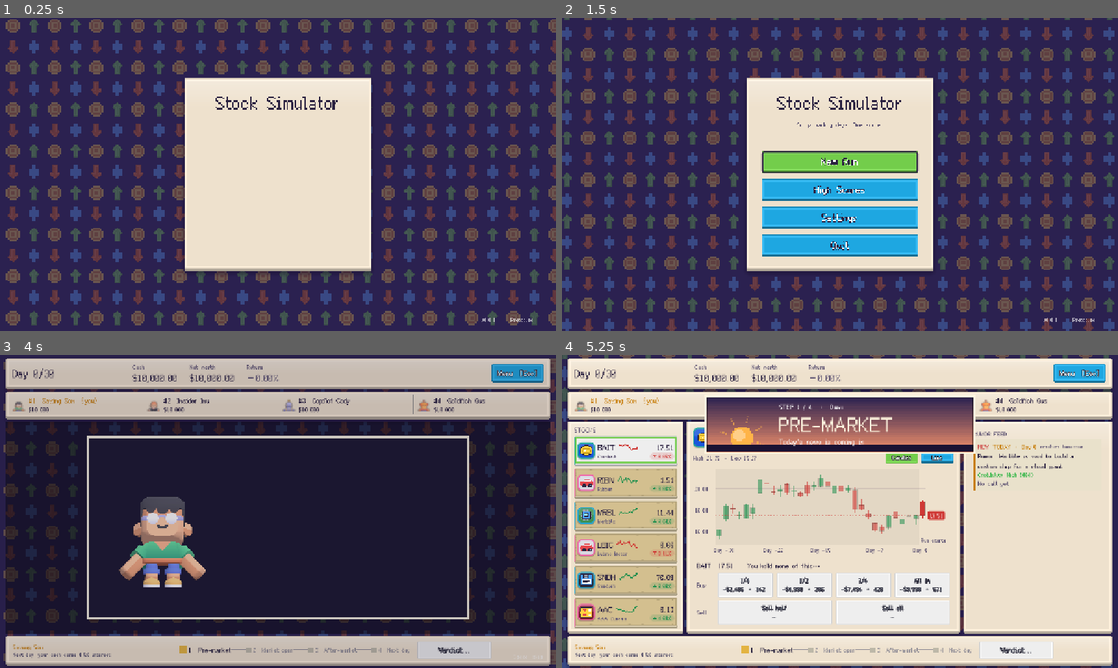
Above: before the commit, frames 1-4 (two rows, left to right).
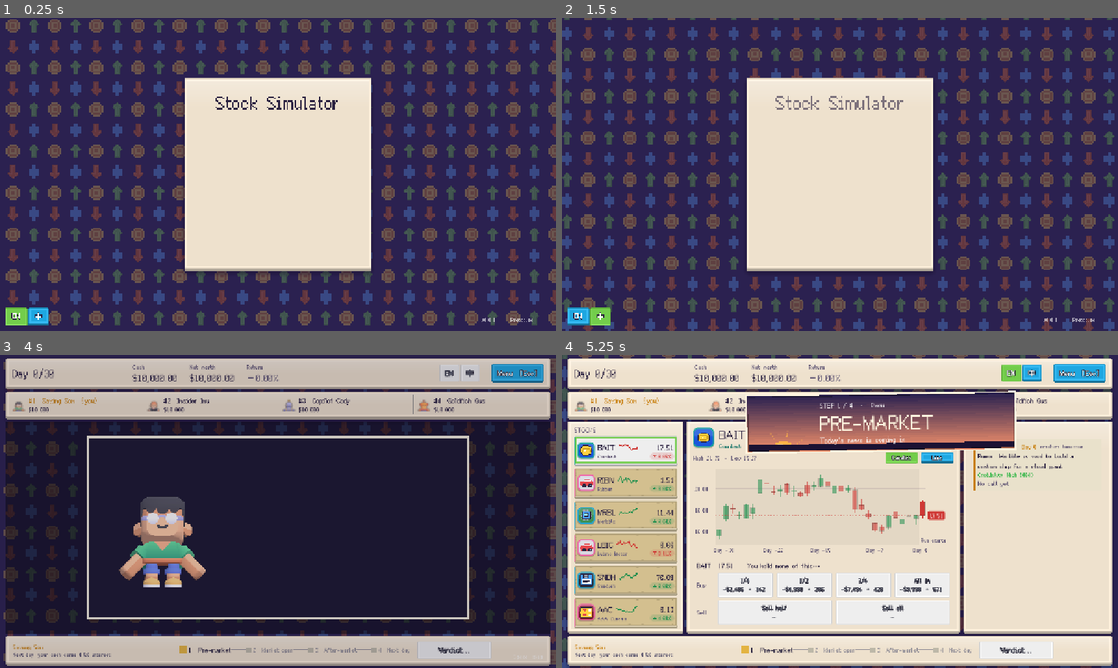
Above: after the commit, the same moments.

Repository: littenduck/stock-simulator
Game: Godot game, scene res://ui/main_menu/main_menu.tscn
Same seed, same stepped clock (60 frames per second), same inputs: the game is played once before the commit and once after it.
Inputs (mouse positions are in pixels of both pictures, inside the frame that each line leads up to):
- Up to frame 1 (0.25 s): no input
- Up to frame 2 (1.5 s): click (578, 315) at 0.5 s, where only the run after the commit has a clickable "EN"; click (600, 315) at 1.25 s, where only the run after the commit has a clickable "中"
- Up to frame 3 (4 s): click "New Run" at 2 s; click "Start Run" at 2.75 s; tap Enter (ui_accept) at 3.5, 3.77 s; move the mouse to (400, 495) at 3.52 s; hold Right from 3.53 s (still down); hold B (buy) from 3.53 s (still down); click (400, 495) at 3.67 s
- Up to frame 4 (5.25 s): move the mouse to (728, 527) at 4.27 s; release Right at 4.28 s; release B (buy) at 4.28 s; hold Left 4.28-5 s; tap Space (next_day) at 4.35 s; tap Enter (ui_accept) at 4.52 s; click (1012, 373) at 5 s, where only the run after the commit has a clickable "EN"

The runs differ from the first frame. In frame 1, 0.4% of the frame differs, in the area x 1-9%, y 92-99%; in frame 2, 8.9%, in the area x 1-65%, y 24-99%; in frame 3, 0.2%; in frame 4, 5.2%.

Commit message:
ui: language setting (saved) and EN / 中 buttons in the menu corner, in settings and in the game's top bar; the screen is rebuilt on a switch and the switch waits for animations

Diff:
--- a/localization/table.csv
+++ b/localization/table.csv
@@ -173,3 +173,4 @@
 TABLE_PODIUM_WIN,YOU WIN
 TABLE_PODIUM_PLACE,You finish #%d
 TABLE_PODIUM_WINNER,%s wins the table
+UI_FLOW_SETTINGS_LANGUAGE,Language
--- a/ui/game_screen/top_bar.gd
+++ b/ui/game_screen/top_bar.gd
@@ -46,6 +46,9 @@
 	_next_day.size_flags_vertical = Control.SIZE_SHRINK_CENTER
 	_next_day.pressed.connect(_on_next_day_pressed)
 	row.add_child(_next_day)
+	var language := LanguageToggle.new()
+	language.size_flags_vertical = Control.SIZE_SHRINK_CENTER
+	row.add_child(language)
 	var menu := GameFmt.button(tr("UI_GAME_MENU") + "  [Esc]")
 	menu.custom_minimum_size = Vector2(110, 44)
 	menu.size_flags_vertical = Control.SIZE_SHRINK_CENTER
--- a/ui/main_menu/game_settings.gd
+++ b/ui/main_menu/game_settings.gd
@@ -36,6 +36,23 @@
 	_set_value("opening_enabled", value)
 
 
+## "en" or "zh". With nothing saved yet the language of the computer is used (Chinese computers start in Chinese).
+static func language() -> String:
+	var saved: Variant = _get_value("language", "")
+	if String(saved) in ["en", "zh"]:
+		return String(saved)
+	return "zh" if OS.get_locale_language() == "zh" else "en"
+
+
+static func set_language(code: String) -> void:
+	_set_value("language", code)
+	apply_language()
+
+
+static func apply_language() -> void:
+	TranslationServer.set_locale(language())
+
+
 ## Trading fees in table mode (off by default).
 static func fees_enabled() -> bool:
 	return bool(_get_value("fees_enabled", false))
@@ -72,6 +89,7 @@
 	if _applied:
 		return
 	_applied = true
+	apply_language()
 	apply_audio()
 	apply_display()
 
--- a/ui/main_menu/main_menu.gd
+++ b/ui/main_menu/main_menu.gd
@@ -27,7 +27,17 @@
 	else:
 		_new_run_button.grab_focus()
 	_add_version_label()
+	_add_language_toggle()
 	_animate_in()
+
+
+## The language buttons in the bottom-left corner.
+func _add_language_toggle() -> void:
+	var toggle := LanguageToggle.new()
+	toggle.name = "LanguageToggle"
+	toggle.set_anchors_and_offsets_preset(Control.PRESET_BOTTOM_LEFT, Control.PRESET_MODE_MINSIZE, 12)
+	toggle.grow_vertical = Control.GROW_DIRECTION_BEGIN
+	add_child(toggle)
 
 
 ## Small muted version text in the bottom-right corner, read from project.godot (application/config/version).
--- a/ui/main_menu/settings.gd
+++ b/ui/main_menu/settings.gd
@@ -22,10 +22,24 @@
 	_build_switch(_auto_row, GameSettings.auto_reveal(), func(value: bool) -> void: GameSettings.set_auto_reveal(value))
 	_build_switch(_opening_row, GameSettings.opening_enabled(), func(value: bool) -> void: GameSettings.set_opening_enabled(value))
 	_build_switch(_fees_row, GameSettings.fees_enabled(), func(value: bool) -> void: GameSettings.set_fees_enabled(value))
+	_build_language()
 	_build_volume()
 	_display_section.visible = not OS.has_feature("web")
 	_build_switch(_fullscreen_row, GameSettings.fullscreen(), _on_fullscreen_chosen)
 	(_margin_row.get_child(1) as Button).grab_focus()
+
+
+## The language row: a title on the left, the two language buttons on the right (switching rebuilds this screen).
+func _build_language() -> void:
+	var row := HBoxContainer.new()
+	var title := Label.new()
+	title.text = tr("UI_FLOW_SETTINGS_LANGUAGE")
+	title.size_flags_horizontal = Control.SIZE_EXPAND_FILL
+	row.add_child(title)
+	row.add_child(LanguageToggle.new())
+	var column := _margin_row.get_parent()
+	column.add_child(row)
+	column.move_child(row, column.get_node("GameModeHeader").get_index())    # above the game mode rules
 
 
 func _unhandled_input(event: InputEvent) -> void:
--- a/ui/table/day_transition.gd
+++ b/ui/table/day_transition.gd
@@ -44,6 +44,7 @@
 
 
 func _ready() -> void:
+	TableUi.locks += 1
 	set_anchors_and_offsets_preset(Control.PRESET_FULL_RECT)
 	mouse_filter = Control.MOUSE_FILTER_STOP
 	set_meta("no_fx", true)
@@ -215,6 +216,7 @@
 	await _wait(0.35)
 	if _skipped:
 		modulate.a = 0.0
+	TableUi.locks = maxi(TableUi.locks - 1, 0)
 	finished.emit()
 
 
--- a/ui/table/podium.gd
+++ b/ui/table/podium.gd
@@ -31,6 +31,7 @@
 
 
 func _ready() -> void:
+	TableUi.locks += 1
 	set_anchors_and_offsets_preset(Control.PRESET_FULL_RECT)
 	mouse_filter = Control.MOUSE_FILTER_STOP
 	set_meta("no_fx", true)
@@ -139,6 +140,7 @@
 	var out := create_tween()
 	out.tween_property(self, "modulate:a", 0.0, 0.3)
 	await out.finished
+	TableUi.locks = maxi(TableUi.locks - 1, 0)
 	finished.emit()
 
 
--- a/ui/table/ranking_board.gd
+++ b/ui/table/ranking_board.gd
@@ -35,6 +35,7 @@
 
 
 func _ready() -> void:
+	TableUi.locks += 1
 	set_anchors_and_offsets_preset(Control.PRESET_FULL_RECT)
 	mouse_filter = Control.MOUSE_FILTER_STOP
 	set_meta("no_fx", true)
@@ -170,6 +171,7 @@
 	var out := create_tween().set_parallel(true)
 	out.tween_property(_frame, "modulate:a", 0.0, 0.25)
 	await out.finished
+	TableUi.locks = maxi(TableUi.locks - 1, 0)
 	finished.emit()
 
 
--- a/ui/table/table_ui.gd
+++ b/ui/table/table_ui.gd
@@ -67,6 +67,9 @@
 ## The step of the turn the screen is in (TurnBar.Step). Only step 1 (market open) lets you trade or open the rumor card.
 static var current_step: int = 0
 
+## Counts the full-screen scenes that are running (the night, the board, the podium): the language cannot change meanwhile.
+static var locks: int = 0
+
 ## True while a skill animation plays: nothing moves on until it is over (the Next button waits).
 static var skill_busy: bool = false
 
--- /dev/null
+++ b/ui/theme/language_toggle.gd
@@ -0,0 +1,45 @@
+## Two small buttons, "EN" and "中": the language of the game, changeable at any time. The labels are not translated
+## (each one is written in its own language). Choosing one saves it, switches the text and rebuilds the screen you are on,
+## because most of the text is written into the widgets when they are built. While an animation plays the toggle waits.
+class_name LanguageToggle
+extends HBoxContainer
+
+const LANGUAGES := [["en", "EN"], ["zh", "中"]]
+
+var _buttons: Dictionary = {}
+
+
+func _ready() -> void:
+	add_theme_constant_override("separation", 2)
+	var group := ButtonGroup.new()
+	for entry in LANGUAGES:
+		var b := Button.new()
+		b.text = entry[1]
+		b.toggle_mode = true
+		b.button_group = group
+		b.focus_mode = Control.FOCUS_NONE
+		b.custom_minimum_size = Vector2(40, 32)
+		b.tooltip_text = "English" if entry[0] == "en" else "简体中文"
+		b.button_pressed = GameSettings.language() == entry[0]
+		b.pressed.connect(_choose.bind(String(entry[0])))
+		add_child(b)
+		_buttons[entry[0]] = b
+	set_process(true)
+
+
+func _process(_delta: float) -> void:
+	var locked := _is_locked()
+	for key in _buttons:
+		(_buttons[key] as Button).disabled = locked
+
+
+## No switching while the game plays an animation or a pop-up is open: the screen is rebuilt on a switch.
+func _is_locked() -> bool:
+	return TableUi.modal_open or TableUi.skill_busy or TableUi.locks > 0
+
+
+func _choose(code: String) -> void:
+	if code == GameSettings.language() or _is_locked():
+		return
+	GameSettings.set_language(code)
+	get_tree().reload_current_scene()
Binary file changed: localization/table.en.translation
Not shown, added: ui/theme/language_toggle.gd.uid
